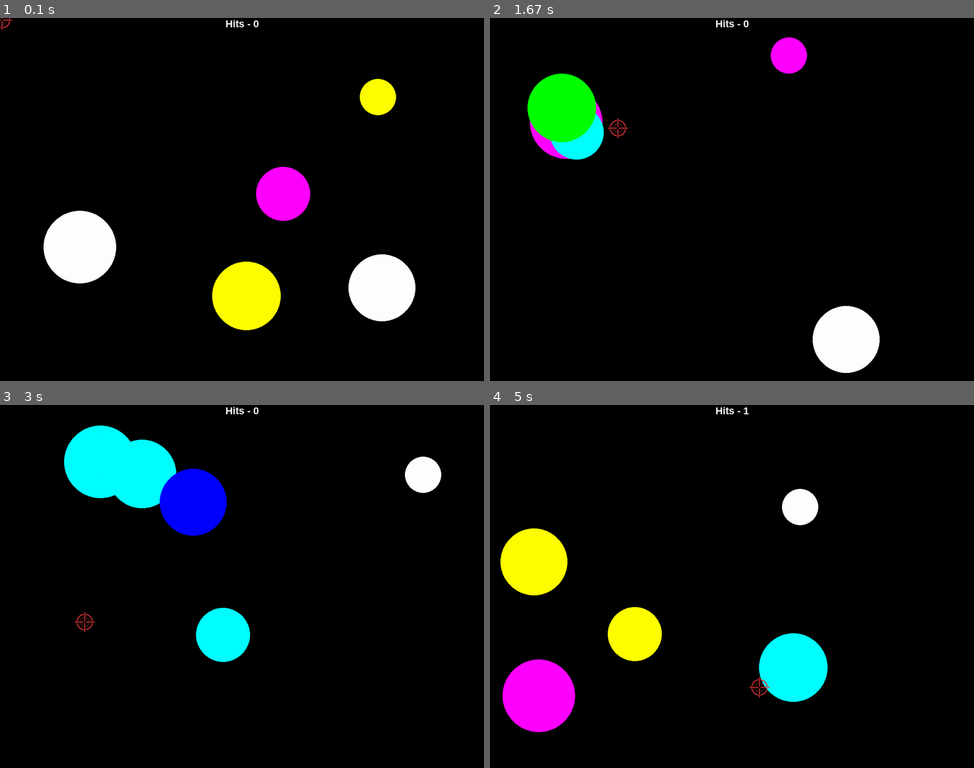
Above: before the commit, frames 1-4 (two rows, left to right).
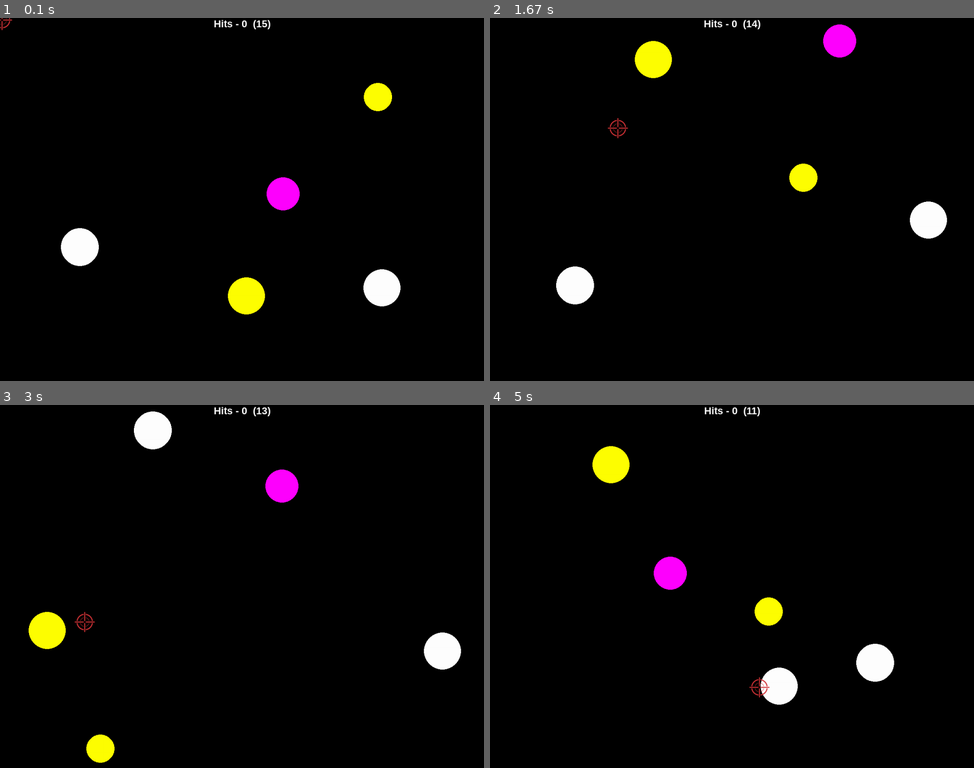
Above: after the commit, the same moments.

Repository: Valexandrin/infa_2020_Valexandrin
Game: pygame game, started from Catch_ball/Moving_ball_catcher.py
Two runs of this game, one before a commit and one after it. Both use one fixed random seed, a clock stepped at 60 frames per second and the inputs below.
Inputs (mouse positions are in pixels of both pictures, inside the frame that each line leads up to):
- Up to frame 1 (0.1 s): no input
- Up to frame 2 (1.67 s): click (732, 199) at 0.4 s; click (780, 279) at 0.75 s; click (911, 326) at 1.08 s; click (615, 126) at 1.42 s
- Up to frame 3 (3 s): click (242, 630) at 1.75 s; click (174, 510) at 2.08 s; click (411, 680) at 2.42 s; click (82, 622) at 2.75 s
- Up to frame 4 (5 s): click (591, 517) at 3.08 s; click (615, 651) at 3.42 s; click (906, 669) at 3.75 s; click (586, 720) at 4.08 s; click (581, 608) at 4.42 s; click (761, 688) at 4.75 s

The runs differ from the first frame. In frame 1, 6.0% of the frame differs, in the area x 9-86%, y 0-87%; in frame 2, 8.5%; in frame 3, 11%; in frame 4, 11%, in the area x 2-84%, y 0-91%.

Commit message:
Timer was added

Diff:
--- a/Catch_ball/Moving_ball_catcher.py
+++ b/Catch_ball/Moving_ball_catcher.py
@@ -4,13 +4,15 @@
 
 pygame.init()
 
-FPS = 20
+FPS = 18
 
 screen = pygame.display.set_mode((1200, 900))
 right = screen.get_rect().right
 left = screen.get_rect().left
 top = screen.get_rect().top
 bottom = screen.get_rect().bottom
+center_x = screen.get_rect().centerx
+print(center_x)
 
 font_name = pygame.font.match_font('arial', 1)
 
@@ -31,13 +33,28 @@
     global A
     A = []
     for i in range(5):
-        x = randint(left + 100, right - 100)
-        y = randint(top + 100, bottom - 100)
-        r = randint(10, 100)
-        step_x = randint(-30, 30)
-        step_y = randint(-30, 30)
-        color = COLORS[randint(0, 5)]
-        A = A + [(x, y, r, step_x, step_y, color)]
+        A = A + [update_param()]
+
+def update_param():
+    x = randint(left + 100, right - 100)
+    y = randint(top + 100, bottom - 100)
+    r = randint(25, 50)
+    step_x = update_step(0)
+    step_y = update_step(0)
+    color = COLORS[randint(0, 5)]
+    new_param = x, y, r, step_x, step_y, color
+    return new_param
+
+def update_step(step):
+    ''' Function updates ball's velocity '''
+    if step == 0:
+        step = randint(-30, 30)
+
+    if step < 0:
+        step = randint(5, 30)
+    else:
+        step = randint(-30, -5)
+    return step
 
 def new_ball():
     ''' Function draws balls by the list of parameters '''
@@ -45,64 +62,43 @@
         circle(screen, color, (x, y), r)
 
 def coords_update():
-    ''' Function updates the list of parameters for each ball '''
-    global A
-    B = []
-    for x, y, r, step_x, step_y, color in A:
-        x, y, step_x, step_y, color = check_frame_hit(x, y, r,
-                                                      step_x, step_y, color)
-        B = B + [(x, y, r, step_x, step_y, color)]
-    A = []
-    A = A + B
-
-def check_frame_hit(x, y, r, step_x, step_y, color):
-    ''' Function checks if a ball hit screen frame and return updated
-        parameters: coordinates and velocityб color '''
-    if x - r + step_x <= left or x + r + step_x >= right:
-        step_x = update_step(step_x)
-        step_y = randint(-30, 30)
+    ''' Function checks for each ball if it hits screen frame and return
+        updated list of parameters like coordinates, velocity and color '''
+    for set_param in A:
+        x, y, r, step_x, step_y, color = set_param
+        if x - r + step_x <= left or x + r + step_x >= right:
+            step_x = update_step(step_x)
+            step_y = update_step(0)
+        elif y - r + step_y <= top or y + r + step_y >= bottom:
+            step_x = update_step(0)
+            step_y = update_step(step_y)
         x += step_x
         y += step_y
-        color = COLORS[randint(0, 5)]
-    elif y - r + step_y <= top or y + r + step_y >= bottom:
-        step_x = randint(-30, 30)
-        step_y = update_step(step_y)
-        x += step_x
-        y += step_y
-        color = COLORS[randint(0, 5)]
-    else:
-        x += step_x
-        y += step_y
-    return x, y, step_x, step_y, color
-
-def update_step(step):
-    ''' Function updates ball's velocity '''
-    if step < 0:
-        step = randint(1, 30)
-    else:
-        step = randint(-30, 1)
-    return step
+        A[A.index(set_param)] = [x, y, r, step_x, step_y, color]
 
 def hit_counter(score, event):
     ''' Func handles mouse click and counts quantity of success hits to ball '''
-    for x, y, r, step_x, step_y, color in A:
+    for set_param in A:
+        x, y, r, step_x, step_y, color = set_param
         dist = ((x - event[0])**2 + (y - event[1])**2) ** (1/2)
         if r >= dist:
             score += 1
+            circle(screen, color, (x, y), r + 20, 5) #mark place of success hit
+            A[A.index(set_param)] = update_param()
     return score
 
-def draw_text(surf, text, size):
+def draw_text(surf, text, pos_on_sceen, size):
     ''' Func draws text at top of game display '''
     font = pygame.font.Font(font_name, size)
-    text = font.render(text, True, WHITE)
-    textpos = text.get_rect()
-    textpos.centerx = surf.get_rect().centerx
-    surf.blit(text, textpos)
+    text_on_surf = font.render(text, True, WHITE)
+    textpos = text_on_surf.get_rect()
+    textpos.centerx = pos_on_sceen
+    surf.blit(text_on_surf, textpos)
 
 pygame.display.update()
 clock = pygame.time.Clock()
+balls_creation()
 score = 0
-balls_creation()
 finished = False
 pygame.mouse.set_visible(False)
 cursor_img = pygame.image.load('cursor_img.png')
@@ -117,7 +113,10 @@
             score = hit_counter(score, event.pos)
             print(score)
 
-    draw_text(screen, 'Hits - '+str(score), 25)
+    seconds = 15 - (pygame.time.get_ticks())//1000
+    if seconds == 0:
+        break
+    draw_text(screen, 'Hits - '+str(score)+'  ('+str(seconds)+')', center_x, 25)
     new_ball()
     coords_update()
     cursor_img_rect.center = pygame.mouse.get_pos()
@@ -125,4 +124,5 @@
     pygame.display.update()
     screen.fill(BLACK)
 
+
 pygame.quit()
